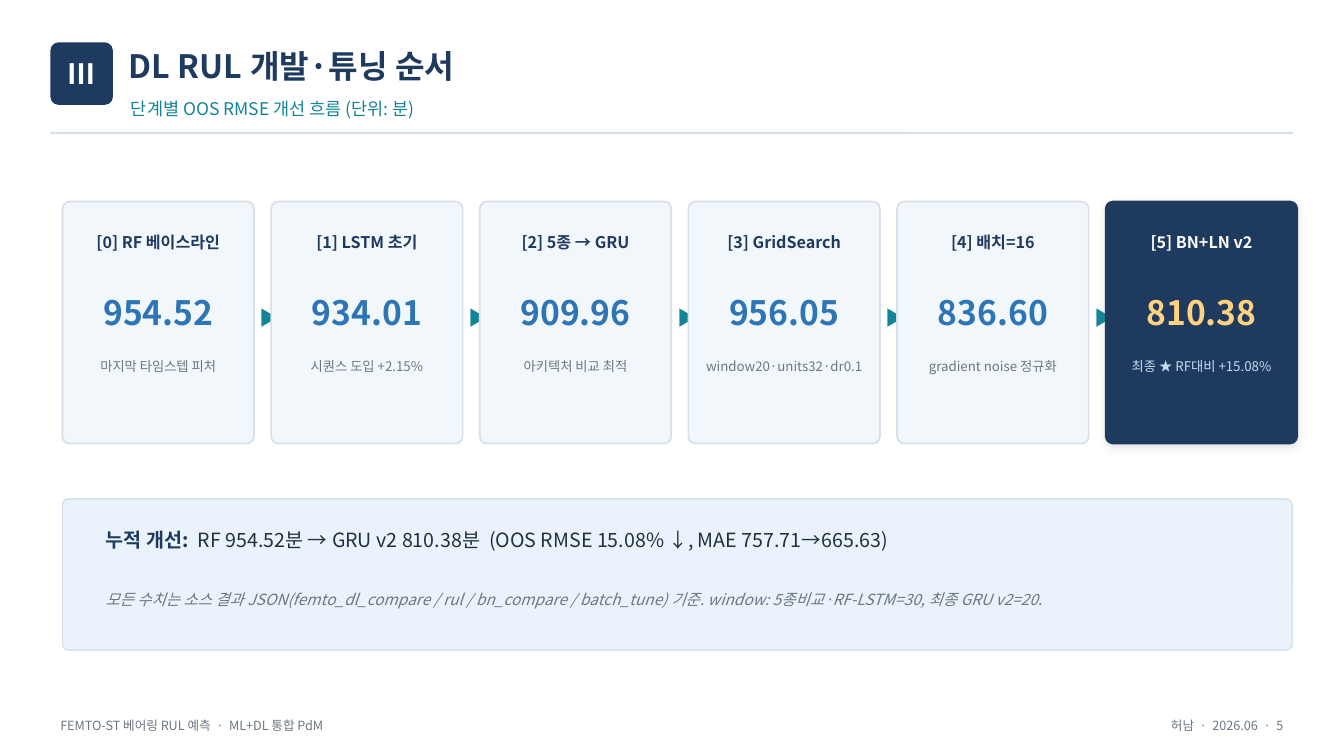
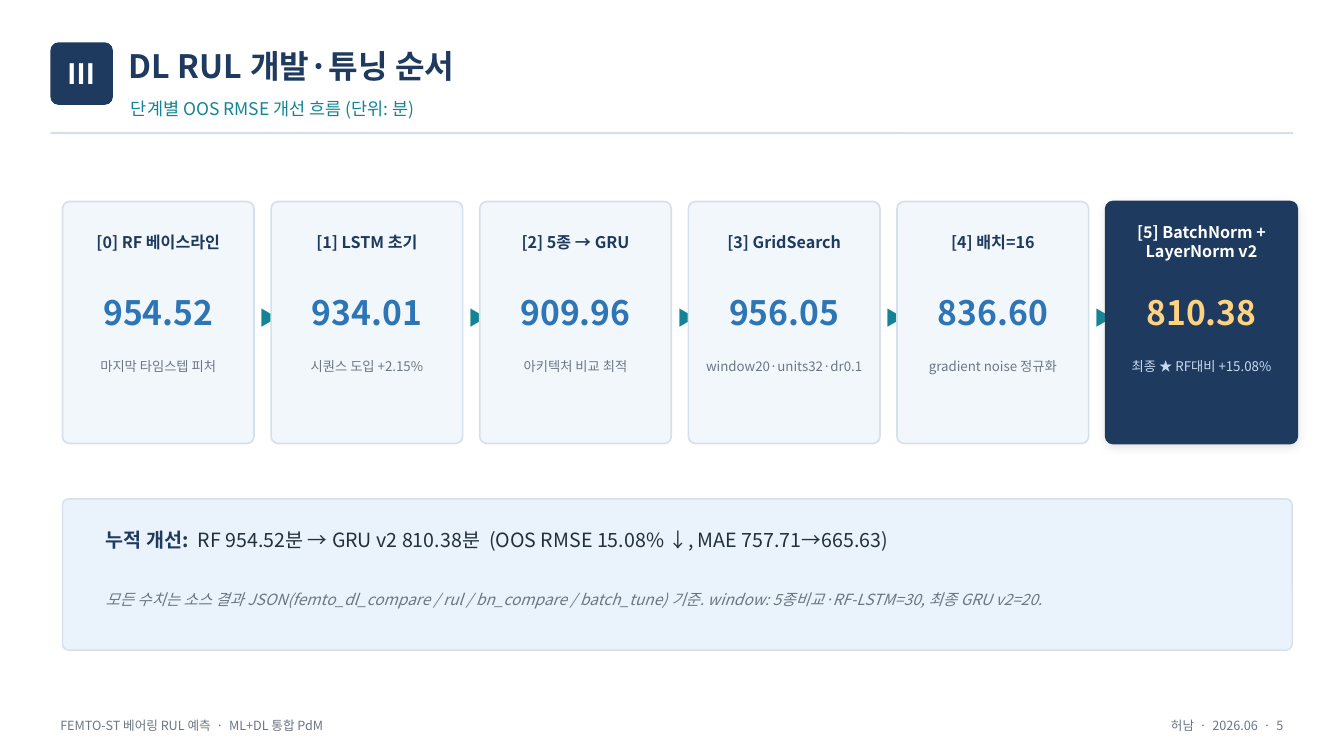
Before and after one commit to vapsnamheo-dev/AISOURCE, a slide deck: slide 5 of Homework/DL_FactoryAutomation/산출물/딥러닝_FEMTO_RUL_발표자료_v2.pptx. Drawn at 1344x756 pixels with LibreOffice and Linux fonts; fonts in the diff are those of the drawing. Boxes give left, top, right and bottom in pixels: in the first picture for what was removed or moved away, otherwise in the second. Text is boxed around its words. In the diff, an @@ line names an element or a change of style, - is before the commit and + after.

Commit message:
feat: CNN 모델 추가 + CM 실시간 시각화 + BN/LN 풀네임 + 발표자료 6탭 업데이트
- models/casting_defect_cnn.keras: 베어링 결함 분류 CNN 모델 신규 추가 (val_acc 1.0)
- app/streamlit_femto.py: Confusion Matrix Plotly 히트맵으로 실시간 생성 (OOS 데이터 기반)
- 산출물/허남_딥러닝프로젝트.docx: BN+LN -> Batch Normalization + Layer Normalization 풀네임 변경
- 산출물/딥러닝_FEMTO_RUL_발표자료_v2.pptx: 5탭->6탭, CNN 탭 추가, BN/LN 풀네임 반영
- .gitignore: casting_defect_cnn.keras 추적 예외 추가

```diff
--- a/Homework/DL_FactoryAutomation/산출물/딥러닝_FEMTO_RUL_발표자료_v2.pptx
+++ b/Homework/DL_FactoryAutomation/산출물/딥러닝_FEMTO_RUL_발표자료_v2.pptx
@@ text at bbox=[1137, 225, 1257, 261]: text changed @@
-[5] BN+LN v2
+[5] BatchNorm + LayerNorm v2
```
Also in this commit, not shown: 5 other slides changed, 4 other files.
